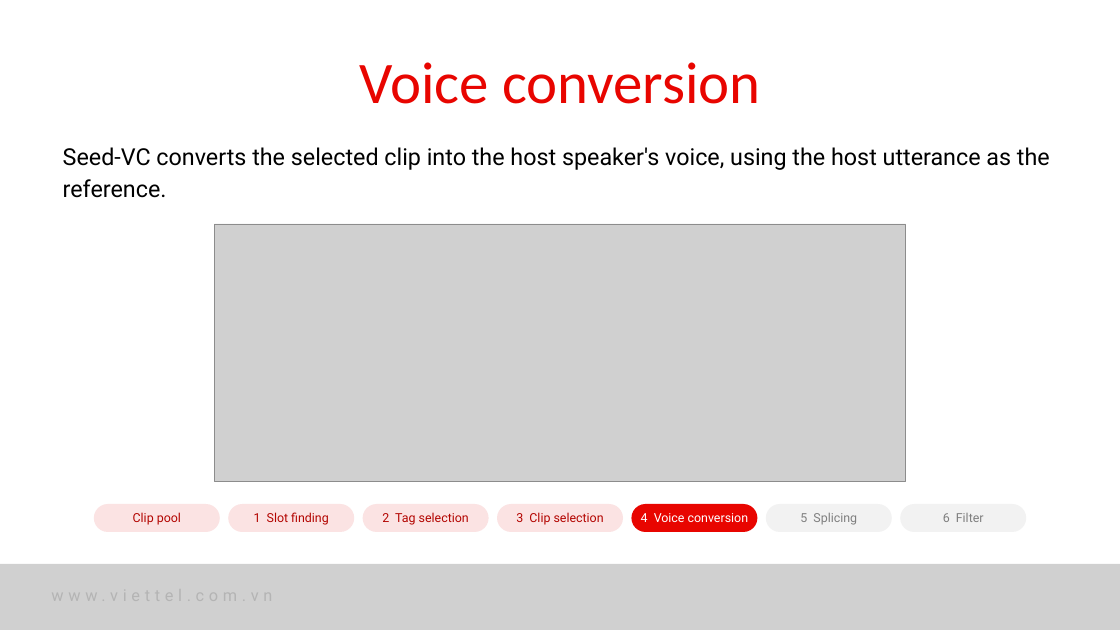
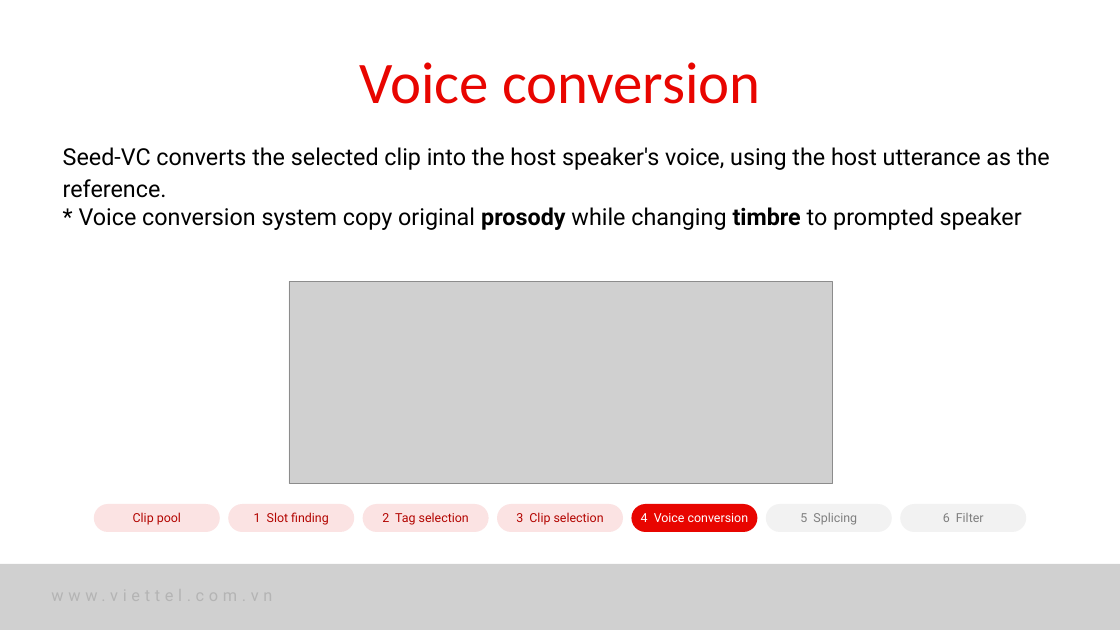
Before and after one commit to nhakanasi/VDT_GD2, a slide deck: slide 9 of Method.pptx. Drawn at 1120x630 pixels with LibreOffice and Linux fonts; fonts in the diff are those of the drawing; grey boxes stand for pictures. Boxes give left, top, right and bottom in pixels: in the first picture for what was removed or moved away, otherwise in the second. Text is boxed around its words. In the diff, an @@ line names an element or a change of style, - is before the commit and + after.

```diff
--- a/Method.pptx
+++ b/Method.pptx
@@ text at (79,207,1022,230): paragraph added @@
+* Voice conversion system copy original prosody while changing timbre to prompted speaker
@@ picture: place and size @@
-picture at (214,224,906,482)
+picture at (289,281,832,483)
```
Also in this commit, not shown: 4 other slides changed, 7 slides added, 4 slides removed.
